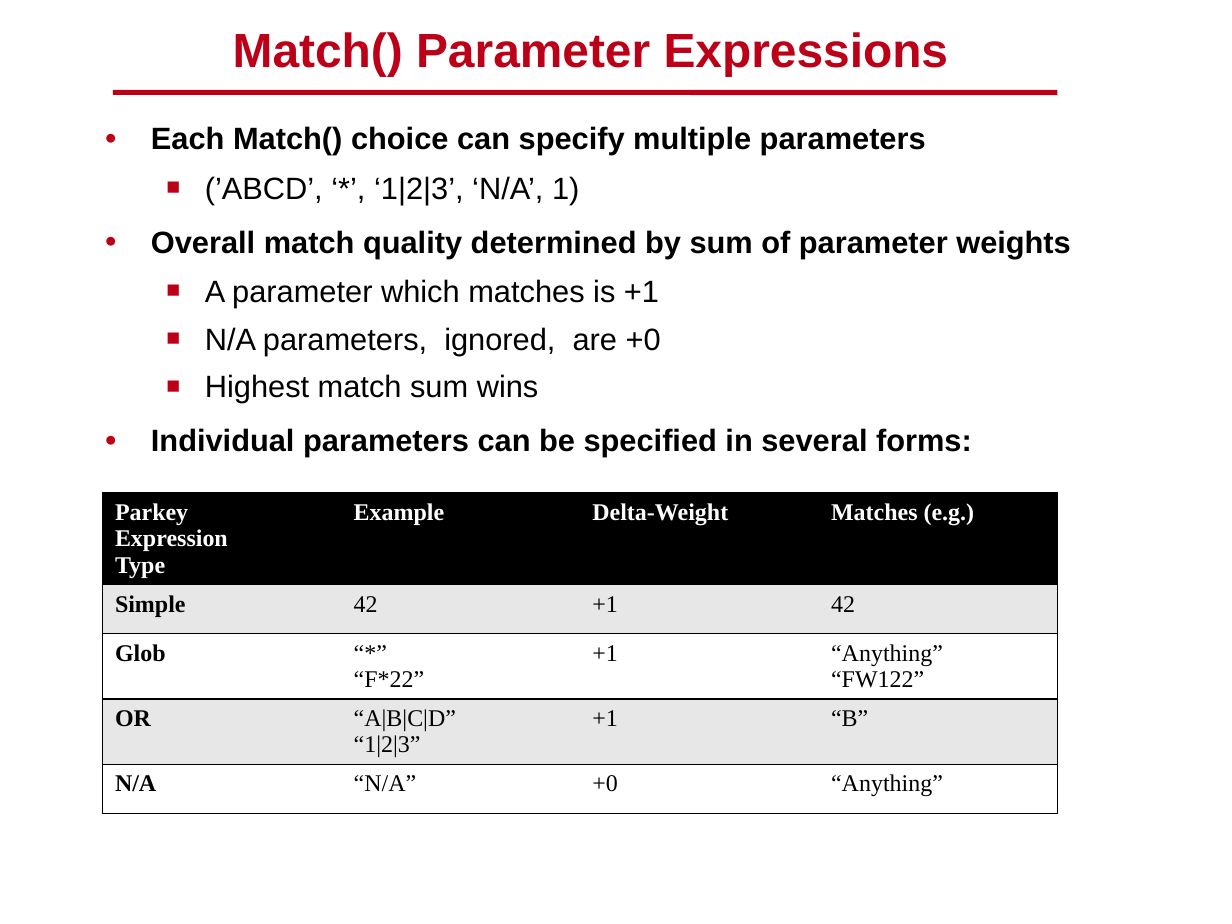
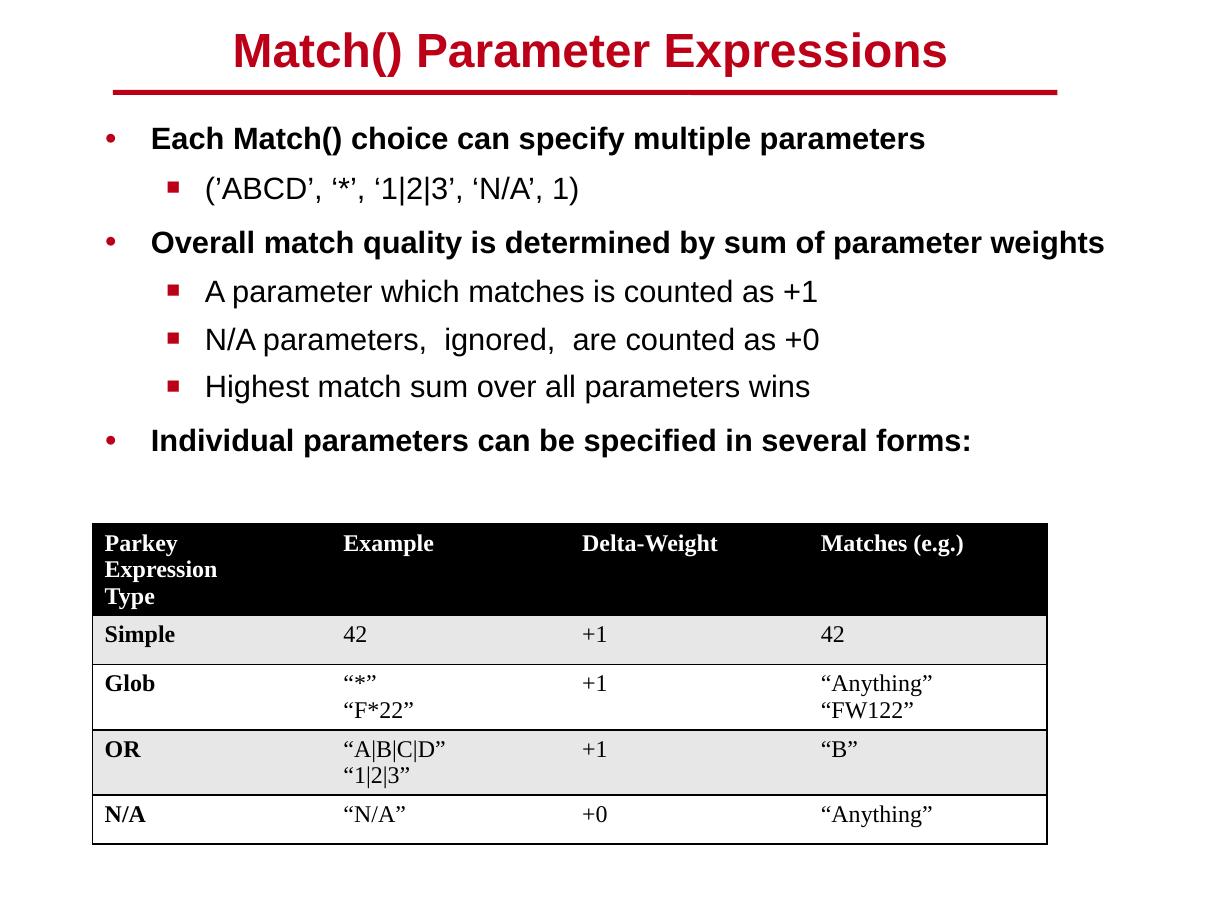
Before and after one commit to spacetelescope/crds, a slide deck: slide 14 of docs/DMS_SDR2_09_CRDS_final.pptx. Drawn at 1232x924 pixels with LibreOffice and Linux fonts; fonts in the diff are those of the drawing; background and template pictures are left out. Boxes give left, top, right and bottom in pixels: in the first picture for what was removed or moved away, otherwise in the second. Text is boxed around its words. In the diff, an @@ line names an element or a change of style, - is before the commit and + after.

Commit message:
Minor updates to SDR2 presentation.

```diff
--- a/docs/DMS_SDR2_09_CRDS_final.pptx
+++ b/docs/DMS_SDR2_09_CRDS_final.pptx
@@ text at [151,230,1105,403]: text changed @@
-● Overall match quality determined by sum of parameter weights
-  ■ A parameter which matches is +1
-  ■ N/A parameters, ignored, are +0
-  ■ Highest match sum wins
+● Overall match quality is determined by sum of parameter weights
+  ■ A parameter which matches is counted as +1
+  ■ N/A parameters, ignored, are counted as +0
+  ■ Highest match sum over all parameters wins
@@ table: place and size @@
-table at [102,493,1058,829]
+table at [92,524,1048,860]
```
Also in this commit, not shown: 1 slide removed.
